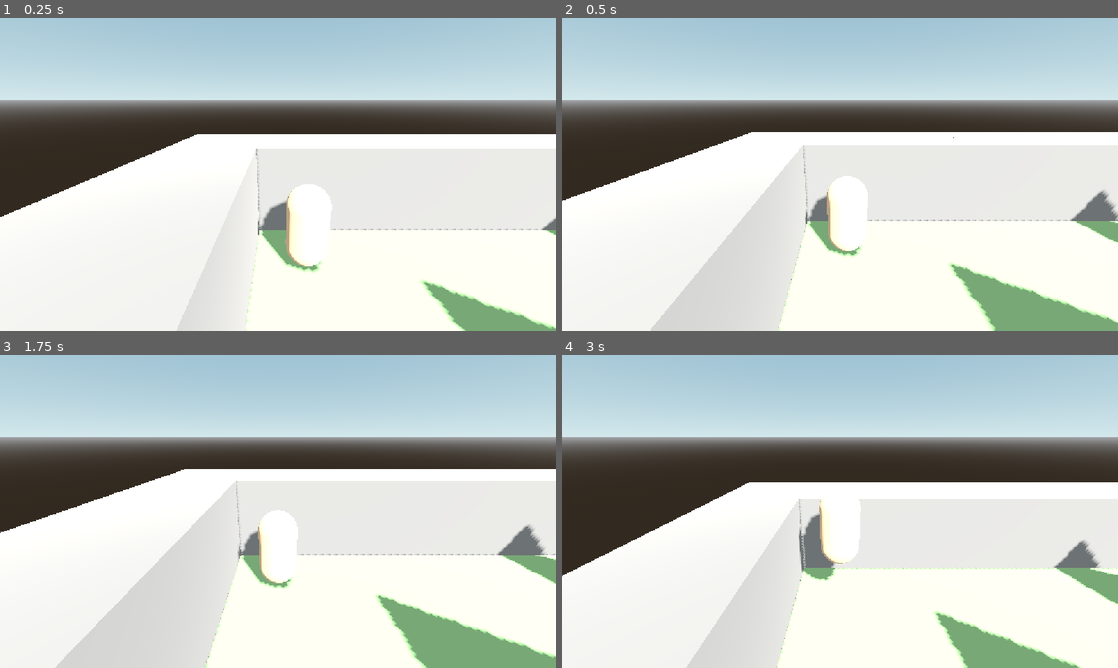
Above: before the commit, frames 1-4 (two rows, left to right).
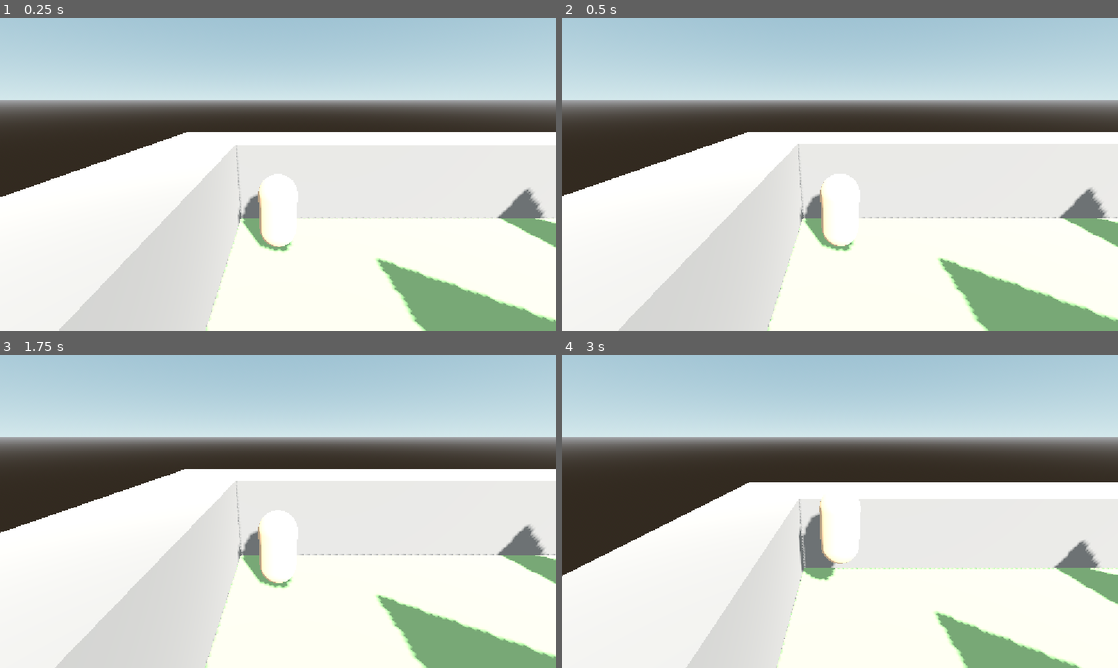
Above: after the commit, the same moments.

Repository: sirdik/zola-game-1
Game: Godot game, scene res://game/world/Forest.tscn
Two runs of this game, one before a commit and one after it. Both use one fixed random seed, a clock stepped at 60 frames per second and the inputs below.
Inputs:
- Up to frame 1 (0.25 s): no input
- Up to frame 2 (0.5 s): no input
- Up to frame 3 (1.75 s): no input
- Up to frame 4 (3 s): tap Enter at 2 s; tap Space at 2.75 s

The runs differ from the first frame. In frame 1, 12% of the frame differs, in the area x 0-100%, y 36-100%; in frame 2, 5.1%; in frame 3, less than 0.1%; in frame 4, less than 0.1%.

Commit message:
Snap camera to player on acquisition, add missing loop typing
- CoopCamera._find_target() now snaps to player position on first frame
  to avoid swooping in from world origin
- LevelLoader: add explicit String typing to two loop variables
  (line 18: 'for line in lines' -> 'for line: String in lines')
  (line 63: 'for raw_line in content.split()' -> 'for raw_line: String in ...')
  Maintains project's static typing constraint throughout.

Diff:
--- a/game/camera/coop_camera.gd
+++ b/game/camera/coop_camera.gd
@@ -12,6 +12,7 @@
 	var players := get_tree().get_nodes_in_group("players")
 	if players.size() > 0:
 		_target = players[0] as Node3D
+		global_position = _target.global_transform.origin
 
 func _process(delta: float) -> void:
 	if not is_instance_valid(_target):
--- a/game/world/level_loader.gd
+++ b/game/world/level_loader.gd
@@ -15,7 +15,7 @@
 		return
 
 	var cols := 0
-	for line in lines:
+	for line: String in lines:
 		cols = max(cols, line.length())
 	var rows := lines.size()
 
@@ -60,7 +60,7 @@
 		return lines
 	var content := file.get_as_text()
 	file.close()
-	for raw_line in content.split("\n"):
+	for raw_line: String in content.split("\n"):
 		var line: String = raw_line.replace("\r", "")
 		if line.begins_with(";"):
 			continue
